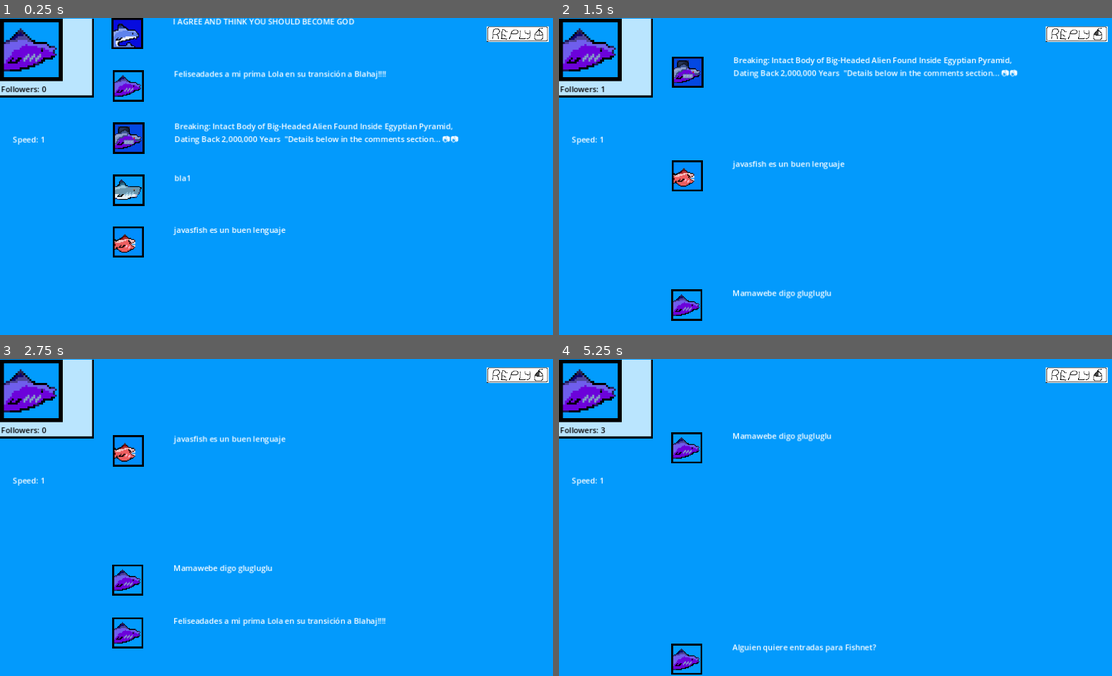
Above: before the commit, frames 1-4 (two rows, left to right).
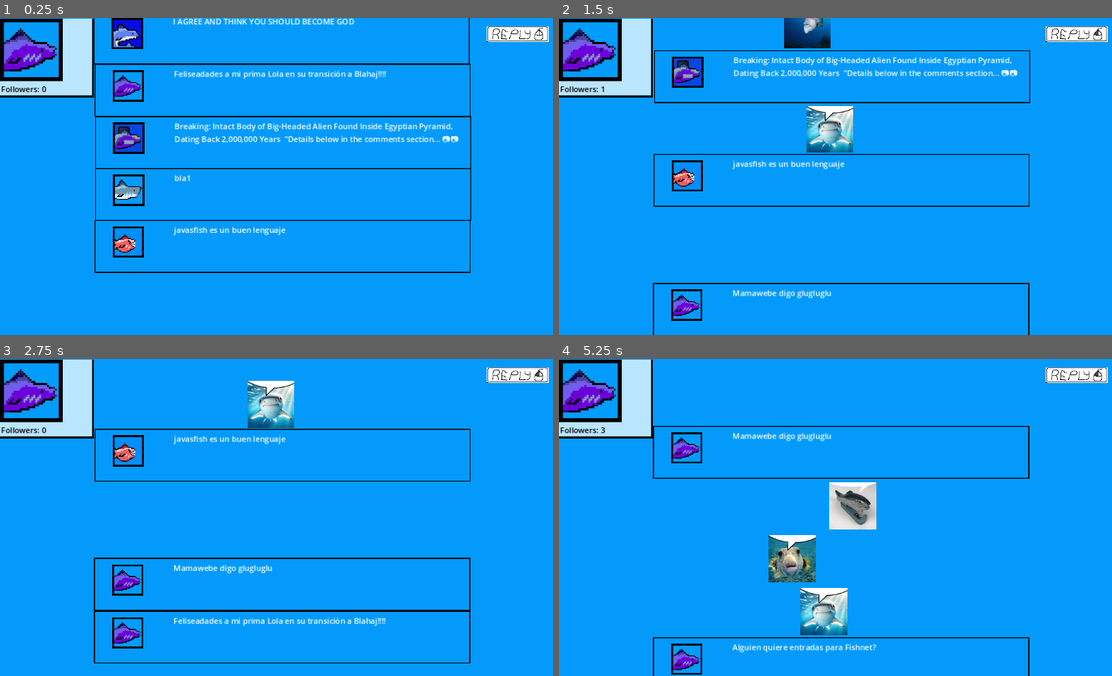
Above: after the commit, the same moments.

Repository: SuperchupuDev/fishtwt
Game: Godot game, scene res://main.tscn
The game is run twice, just before and just after one commit, with the same random seed, the same clock (stepped at 60 frames per second) and the same inputs.
Inputs (mouse positions are in pixels of both pictures, inside the frame that each line leads up to):
- Up to frame 1 (0.25 s): no input
- Up to frame 2 (1.5 s): move the mouse to (841, 78) at 0.52 s; click (841, 78) at 0.67 s; move the mouse to (841, 141) at 1.27 s; click (841, 141) at 1.42 s
- Up to frame 3 (2.75 s): move the mouse to (282, 390) at 2.02 s; click (282, 390) at 2.17 s
- Up to frame 4 (5.25 s): move the mouse to (841, 454) at 2.77 s; click (841, 454) at 2.92 s; move the mouse to (841, 596) at 3.52 s; click (841, 596) at 3.67 s; move the mouse to (841, 609) at 4.27 s; click (841, 609) at 4.42 s; move the mouse to (841, 625) at 5.02 s; click (841, 625) at 5.17 s

The runs differ from the first frame. In frame 1, 2.2% of the frame differs, in the area x 2-86%, y 0-81%; in frame 2, 3.7%; in frame 3, 3.1%; in frame 4, 4.9%, in the area x 2-86%, y 21-100%.

Commit message:
speech bubble

Diff:
--- a/enemyplaceholder.gd
+++ b/enemyplaceholder.gd
@@ -1,6 +1,9 @@
 extends RigidBody2D
 
 @export var type: int
+
+var speech_element = load("res://speech.tscn")
+
 var sprite:Sprite2D
 var label:Label
 var sprites=["res://fishpfp01.png","res://baitpfp1.png","res://botpfp1.png","res://dolphinpfp1.png","res://blahajpfp1.png"]
@@ -103,6 +106,12 @@
 func _process(_delta: float) -> void:
 	linear_velocity = Vector2(0, -108) * Global.speed
 
+func speech(element_type: int):
+	var speech_instance = speech_element.instantiate()
+	speech_instance.position = Vector2(position.x + randf_range(-150, 150), position.y)
+	speech_instance.type = element_type
+	get_parent().add_child(speech_instance)
+
 func _input_event(_viewport, event: InputEvent, _shape_idx):
 	if  event is InputEventMouseButton and event.pressed and event.button_index == MOUSE_BUTTON_LEFT:
 		if type == 0 or type == 4:
@@ -114,6 +123,7 @@
 		elif type == 3:
 			add_points(1)
 		update_speed()
+		speech(0);
 		print("clicked");
 		queue_free()
 	elif event is InputEventMouseButton and event.pressed and event.button_index == MOUSE_BUTTON_RIGHT:
@@ -122,6 +132,7 @@
 		else:
 			remove_points(1)
 		update_speed()
+		speech(1);
 		print("blocked")
 		queue_free()
 
--- a/enemyplaceholder.tscn
+++ b/enemyplaceholder.tscn
@@ -20,7 +20,6 @@
 shape = SubResource("RectangleShape2D_n44w5")
 
 [node name="Sprite2D" type="Sprite2D" parent="."]
-visible = false
 texture = ExtResource("2_jw40y")
 
 [node name="Sprite2D2" type="Sprite2D" parent="."]
--- a/main.tscn
+++ b/main.tscn
@@ -61,6 +61,7 @@
 text = "Followers: 0"
 
 [node name="Label2" type="Label" parent="."]
+visible = false
 offset_left = 26.0
 offset_top = 237.0
 offset_right = 165.0
--- /dev/null
+++ b/speech.gd
@@ -0,0 +1,33 @@
+extends RigidBody2D
+
+@export var type: int
+
+var imgs = [
+	[
+		"res://speechbubble1.png",
+		"res://speechbubble2.png",
+		"res://speechbubble3.png",
+		"res://speechbubble4.png",
+		"res://speechbubble5.png",
+		"res://speechbubble6.png",
+		"res://speechbubble7.png",
+		"res://speechbubble8.png",
+		"res://speechbubble9.png",
+		"res://speechbubble10.png"
+	],
+	["res://blockbubble1.png"]]
+var snds = ["res://sfx/blocked.wav","res://sfx/blocked.wav"]
+
+# Called when the node enters the scene tree for the first time.
+func _ready() -> void:
+	$Sprite2D.texture = load(imgs[type][randi() % imgs[type].size()])
+	$AudioStreamPlayer.stream = load(snds[type])
+	$AudioStreamPlayer.pitch_scale = randf_range(0.6, 1.2)
+	$AudioStreamPlayer.play()
+
+# Called every frame. 'delta' is the elapsed time since the previous frame.
+func _process(_delta: float) -> void:
+	linear_velocity = Vector2(0, -108) * Global.speed
+
+func _on_visible_on_screen_notifier_2d_screen_exited() -> void:
+	queue_free()
--- /dev/null
+++ b/speech.tscn
@@ -0,0 +1,19 @@
+[gd_scene load_steps=3 format=3 uid="uid://bi2ksw6xm5cib"]
+
+[ext_resource type="Script" path="res://speech.gd" id="1_rkydx"]
+[ext_resource type="Texture2D" uid="uid://066klvw7fraf" path="res://speechbubble2.png" id="2_pvsbv"]
+
+[node name="Speech" type="RigidBody2D"]
+gravity_scale = 0.0
+linear_damp_mode = 1
+script = ExtResource("1_rkydx")
+
+[node name="Sprite2D" type="Sprite2D" parent="."]
+texture = ExtResource("2_pvsbv")
+
+[node name="AudioStreamPlayer" type="AudioStreamPlayer" parent="."]
+volume_db = -27.171
+
+[node name="VisibleOnScreenNotifier2D" type="VisibleOnScreenNotifier2D" parent="."]
+
+[connection signal="screen_exited" from="VisibleOnScreenNotifier2D" to="." method="_on_visible_on_screen_notifier_2d_screen_exited"]
Binary file changed: TEXTBOX1.png
Binary file added: blockbubble1.png
Not shown, added: blockbubble1.png.import
Not shown, added: sfx/blocked.wav.import
Binary file added: speechbubble1.png
Not shown, added: speechbubble1.png.import
Binary file added: speechbubble10.png
Not shown, added: speechbubble10.png.import
Binary file added: speechbubble2.png
Not shown, added: speechbubble2.png.import
Binary file added: speechbubble3.png
Not shown, added: speechbubble3.png.import
(and 13 more such lines)
